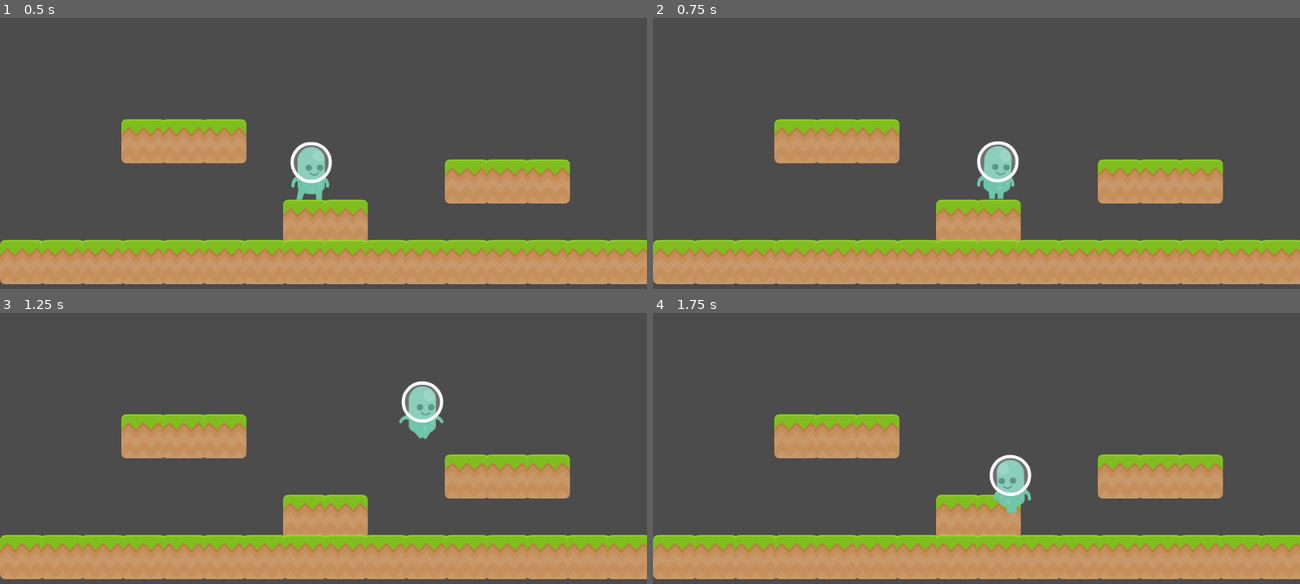
Above: before the commit, frames 1-4 (two rows, left to right).
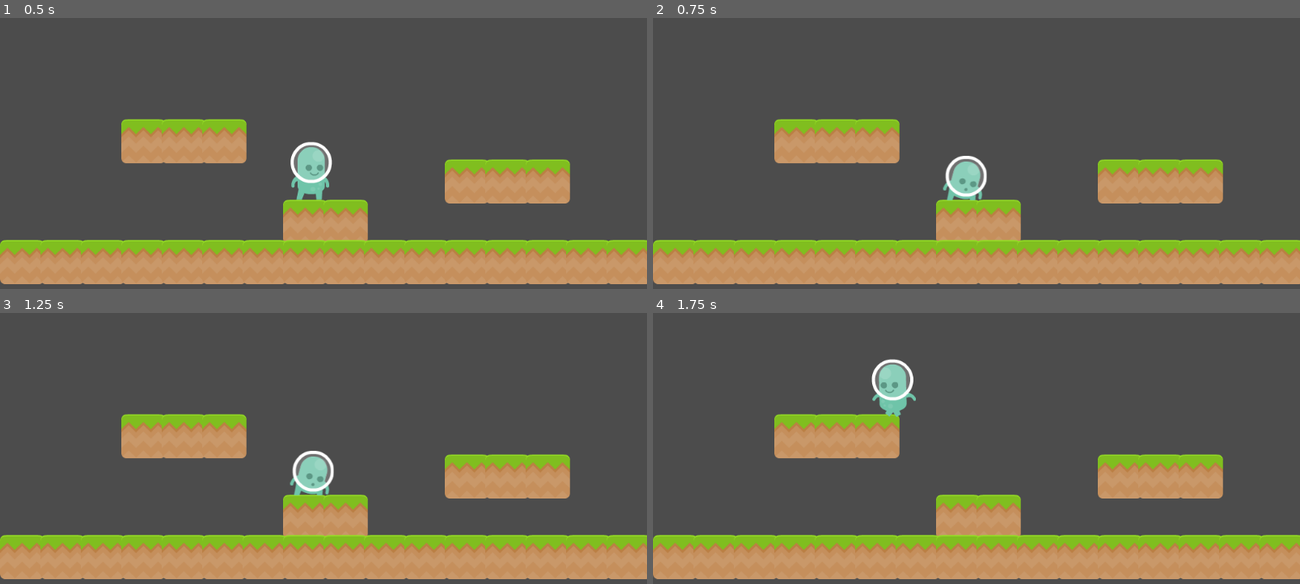
Above: after the commit, the same moments.

Repository: doctor-g/AltNaGaDeMon2021
Game: Godot game, scene res://World/Level.tscn
Same seed, same stepped clock (60 frames per second), same inputs: the game is played once before the commit and once after it.
Inputs:
- Up to frame 1 (0.5 s): no input
- Up to frame 2 (0.75 s): tap Enter at 0.5 s; hold D (move_right) from 0.53 s (still down); hold S (duck, bound only after the commit) from 0.53 s (still down)
- Up to frame 3 (1.25 s): keep holding D (move_right); keep holding S (duck, bound only after the commit); tap Z (jump) at 0.77 s
- Up to frame 4 (1.75 s): release D (move_right) at 1.28 s; release S (duck, bound only after the commit) at 1.28 s; hold A (move_left) from 1.28 s (still down); tap S (duck, bound only after the commit) at 1.35 s; tap Z (jump) at 1.52 s

Frame 1 is identical in both runs. In frame 2, 1.8% of the frame differs, in the area x 44-57%, y 45-68%; in frame 3, 1.9%; in frame 4, 2.1%, in the area x 33-59%, y 16-74%.

Commit message:
Add duck

Diff:
--- a/project/Player/Player.gd
+++ b/project/Player/Player.gd
@@ -7,22 +7,31 @@
 var _velocity := Vector2.ZERO
 
 onready var _sprite := $AnimatedSprite
+onready var _duck_sprite := $DuckSprite
 
 func _physics_process(_delta):
 	_velocity.y += _gravity
 
+	if Input.is_action_pressed("duck"):
+		_sprite.visible = false
+		_duck_sprite.visible = true
+	else:
+		_sprite.visible = true
+		_duck_sprite.visible = false
+		_process_movement_input()
+
+	_velocity = move_and_slide(_velocity, Vector2.UP)
+
+
+func _process_movement_input()->void:
 	var direction := Input.get_action_strength("move_right") \
-					 - Input.get_action_strength("move_left")
-
+						 - Input.get_action_strength("move_left")
 	_velocity.x = speed * direction
 	if _velocity.x != 0:
 		_sprite.flip_h = _velocity.x < 0
+		_duck_sprite.flip_h = _velocity.x < 0
 
 	if Input.is_action_just_pressed("jump"):
 		_velocity.y -= jump_strength
 
 	_sprite.play("walk" if _velocity.x != 0 else "idle")
-
-
-
-	_velocity = move_and_slide(_velocity, Vector2.UP)
--- a/project/Player/Player.tscn
+++ b/project/Player/Player.tscn
@@ -13,6 +13,7 @@
 [ext_resource path="res://Player/p1_walk10.png" type="Texture" id=11]
 [ext_resource path="res://Player/p1_walk08.png" type="Texture" id=12]
 [ext_resource path="res://Player/Player.gd" type="Script" id=13]
+[ext_resource path="res://Player/p1_duck.png" type="Texture" id=14]
 
 [sub_resource type="SpriteFrames" id=1]
 animations = [ {
@@ -39,6 +40,11 @@
 animation = "idle"
 playing = true
 
-[node name="CollisionShape2D" type="CollisionShape2D" parent="."]
+[node name="StandingCollision" type="CollisionShape2D" parent="."]
 position = Vector2( -2, -46.25 )
 shape = SubResource( 2 )
+
+[node name="DuckSprite" type="Sprite" parent="."]
+visible = false
+position = Vector2( 1, -35 )
+texture = ExtResource( 14 )
--- a/project/project.godot
+++ b/project/project.godot
@@ -33,6 +33,12 @@
 "events": [ Object(InputEventKey,"resource_local_to_scene":false,"resource_name":"","device":0,"alt":false,"shift":false,"control":false,"meta":false,"command":false,"pressed":false,"scancode":90,"physical_scancode":0,"unicode":0,"echo":false,"script":null)
  ]
 }
+duck={
+"deadzone": 0.5,
+"events": [ Object(InputEventKey,"resource_local_to_scene":false,"resource_name":"","device":0,"alt":false,"shift":false,"control":false,"meta":false,"command":false,"pressed":false,"scancode":83,"physical_scancode":0,"unicode":0,"echo":false,"script":null)
+, Object(InputEventKey,"resource_local_to_scene":false,"resource_name":"","device":0,"alt":false,"shift":false,"control":false,"meta":false,"command":false,"pressed":false,"scancode":16777234,"physical_scancode":0,"unicode":0,"echo":false,"script":null)
+ ]
+}
 
 [physics]
 
Not shown: 1 places in project/Player/Player.tscn that only renumber resources
Binary file added: project/Player/p1_duck.png
Not shown, added: project/Player/p1_duck.png.import
